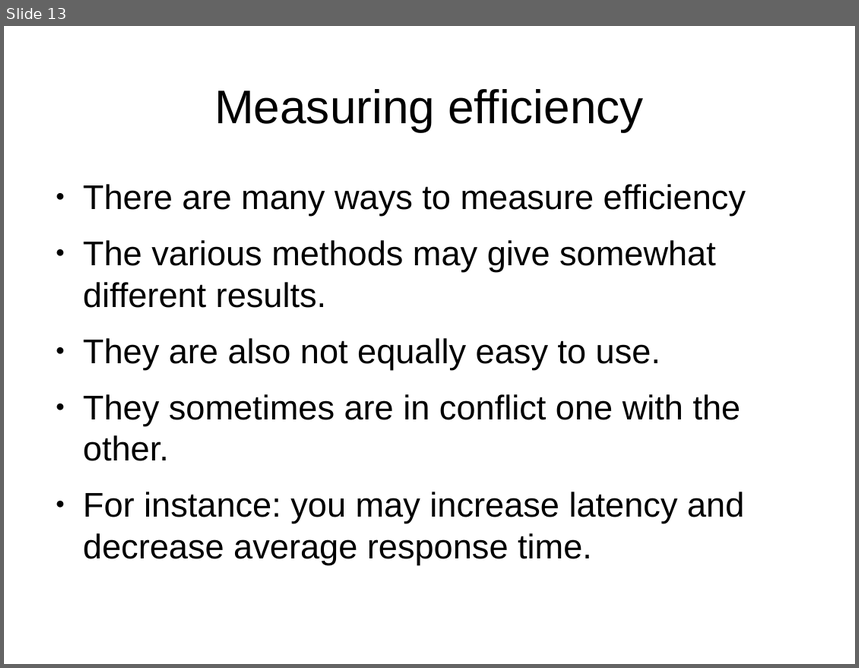
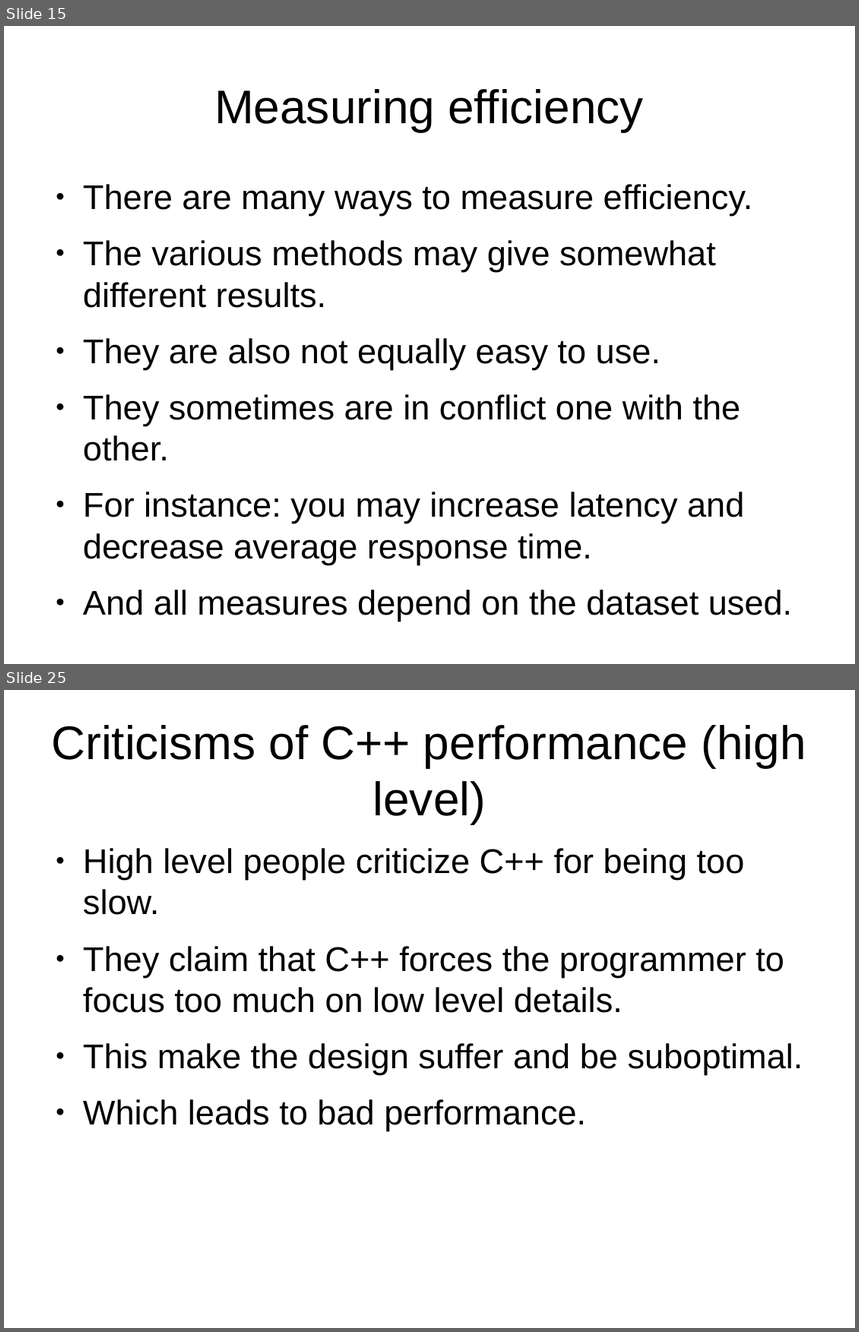
Before and after one commit to veltzer/demos-linux, a slide deck: multi_core/effective_cplusplus.odp. Shown one above the other, each under a label of ours: slide 13 before the commit, slides 15 and 25 after it; the slides between them are not shown. The pictures are 859x668 and 859x1332 pixels, drawn with LibreOffice and Linux fonts; fonts in the diff are those of the drawing. Boxes give left, top, right and bottom in pixels: in the first picture for what was removed or moved away, otherwise in the second. Text is boxed around its words. In the diff, an @@ line names an element or a change of style, - is before the commit and + after.

```diff
--- a/multi_core/effective_cplusplus.odp
+++ b/multi_core/effective_cplusplus.odp
@@ slide 25 added at <box>4,690,855,1328</box>, background #FFFFFF @@
@@ title added at <box>52,725,807,825</box>, 44 pt, text #000000 @@
+Criticisms of C++ performance (high level)
@@ text added at <box>83,848,804,1132</box>, 32 pt, text #000000 @@
+● High level people criticize C++ for being too slow.
+● They claim that C++ forces the programmer to focus too much on low level details.
+● This make the design suffer and be suboptimal.
+● Which leads to bad performance.
@@ what was slide 13 is now slide 15 @@
@@ slide 15 changed as well @@
@@ text at <box>83,184,753,216</box>: text changed @@
-● There are many ways to measure efficiency
+● There are many ways to measure efficiency.
@@ text at <box>83,590,792,621</box>: paragraph added @@
+● And all measures depend on the dataset used.
```
Also in this commit, not shown: 3 other slides changed, 15 other slides added, 1 other file.
